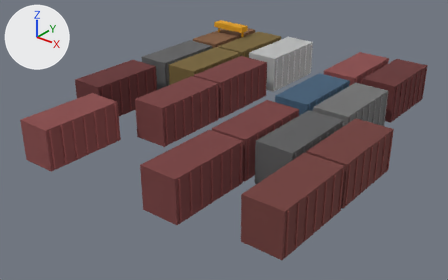
The glTF model data/models/board/scenery/saxarba/SMV_Seaport/SeaportSystem-01-Container-01-20Footer-1-04.glb: old version first, new version second.
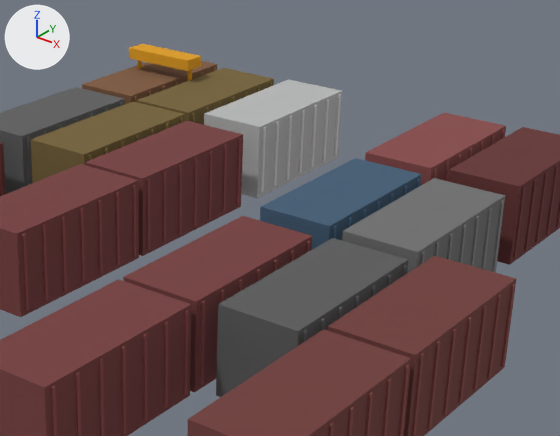
Each version is shown whole from a 50 mm lens placed at (54.6, -73.5, 42.3), pointed at (-1.6, -3.4, -1.2), then close up on the part from 35% to 92% of the width and 0% to 72% of the height. Every picture has the same lights, and +X, +Y and +Z are marked at upper left. The older version's two pictures come first. Where no turn or scale is listed for an object, it has been applied to the vertices. Vertices at exactly the same position are counted once.

Names of what the first close-up shows: 'SeaportSystem-01-Container-01-20Footer-1-04'.
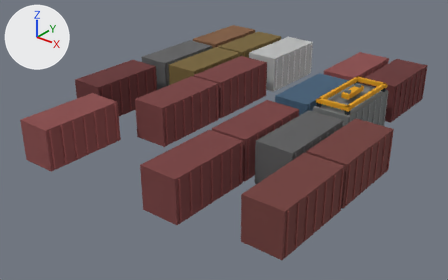
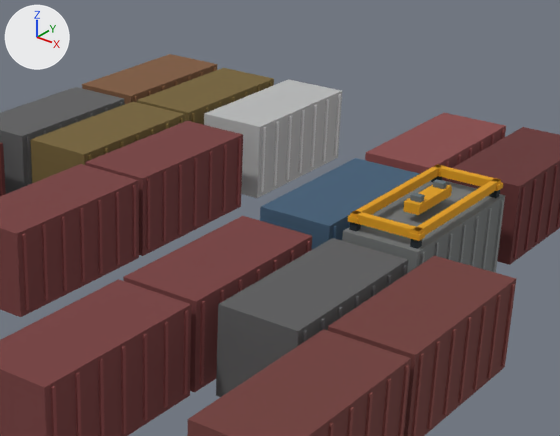
Commit message: seaport system

What changed in the scene script:
```text
Add mat_container_grabbers:
    mat_container_grabbers = bpy.data.materials.new('container-grabbers')
    mat_container_grabbers.use_nodes = True; mat_container_grabbers.node_tree.nodes.clear()
    _N = mat_container_grabbers.node_tree.nodes; _L = mat_container_grabbers.node_tree.links
    n0 = _N.new('ShaderNodeBsdfPrincipled'); n0.name = 'Principled BSDF'
    n0.inputs[2].default_value = 1.0  # 'Roughness'
    n1 = _N.new('ShaderNodeOutputMaterial'); n1.name = 'Material Output'
    n2 = _N.new('ShaderNodeVertexColor'); n2.name = 'Color Attribute'
    _L.new(n0.outputs[0], n1.inputs[0])  # 'BSDF' to 'Surface'
    _L.new(n2.outputs[0], n0.inputs[0])  # 'Color' to 'Base Color'
Change me_seaportsystem_01_container_01_20footer_1_04:
    remove me_seaportsystem_01_container_01_20footer_1_04.from_pydata(...)  # 2616 vertices, 3924 faces; spans x -25.6..24.5, y -28.6..30.4, z 0.0..8.5
    add me_seaportsystem_01_container_01_20footer_1_04.from_pydata(...)  # 2712 vertices, 4068 faces; spans x -25.6..24.5, y -28.6..30.4, z 0.0..8.2
    me_seaportsystem_01_container_01_20footer_1_04 part 1: a new loose piece, a box spanning x 16.61..17.09, y 1.75..14.25, z 7.02..7.67, in mat_container_grabbers
    me_seaportsystem_01_container_01_20footer_1_04 part 2: a new loose piece, a box spanning x 11.91..12.39, y 1.75..14.25, z 7.02..7.67, in mat_container_grabbers
    me_seaportsystem_01_container_01_20footer_1_04 part 3: a new loose piece, a box spanning x 11.9..17.1, y 1.8..2.4, z 7.02..7.67, in mat_container_grabbers
    me_seaportsystem_01_container_01_20footer_1_04 part 4: a new loose piece, a box spanning x 16.57..17.12, y 1.82..2.37, z 6.43..7.13, in mat_container_grabbers
    me_seaportsystem_01_container_01_20footer_1_04 part 5: a new loose piece, a box spanning x 16.45..17.25, y 1.7..2.5, z 7.05..7.45, in mat_container_grabbers
    me_seaportsystem_01_container_01_20footer_1_04 part 6: a new loose piece, a box spanning x 11.88..12.42, y 1.82..2.38, z 6.43..7.13, in mat_container_grabbers
    me_seaportsystem_01_container_01_20footer_1_04 part 7: a new loose piece, a box spanning x 11.75..12.55, y 1.7..2.5, z 7.05..7.45, in mat_container_grabbers
    me_seaportsystem_01_container_01_20footer_1_04 part 8: a new loose piece, a box spanning x 11.9..17.1, y 13.6..14.2, z 7.02..7.67, in mat_container_grabbers
    me_seaportsystem_01_container_01_20footer_1_04 part 9: a new loose piece, a box spanning x 16.58..17.12, y 13.62..14.18, z 6.43..7.13, in mat_container_grabbers
    me_seaportsystem_01_container_01_20footer_1_04 part 10: a new loose piece, a box spanning x 16.45..17.25, y 13.5..14.3, z 7.05..7.45, in mat_container_grabbers
    me_seaportsystem_01_container_01_20footer_1_04 part 11: the loose piece of 8 vertices spanning x -25.1..-18.1, y 22.8..24.8, z 7.5..8.5 is turned 90 degrees about the z axis through its middle and scaled by 0.681, then moved by (36.1, -15.8, -0.5), in mat_container_grabbers
    me_seaportsystem_01_container_01_20footer_1_04 part 12: a new loose piece, a box spanning x 14.1..14.9, y 6.07..6.62, z 7.85..8.25, in mat_container_grabbers
    me_seaportsystem_01_container_01_20footer_1_04 part 13: a new loose piece, a box spanning x 14.1..14.9, y 9.38..9.93, z 7.85..8.25, in mat_container_grabbers
    me_seaportsystem_01_container_01_20footer_1_04 part 14: 180 kept faces spanning x 11.4..17.6, y 1.4..14.6, z 0.0..6.4 get new vertex colours; the middle colour goes from grey #868585 to grey #8a8d8d
    other edits to the shape of me_seaportsystem_01_container_01_20footer_1_04 do not show in these pictures
    add me_seaportsystem_01_container_01_20footer_1_04.materials.append(mat_container_grabbers)
```

Location of each change, [x1, y1, x2, y2] in pixels of the close-ups (560 x 436 px; the box of a moved part takes in the faces that stretch with it):
'SeaportSystem-01-Container-01-20Footer-1-04', reshaped
    before: [0, 44, 560, 436]
    after: [0, 54, 560, 436]
part 1 of me_seaportsystem_01_container_01_20footer_1_04, added
    after: [411, 178, 501, 235]
part 2 of me_seaportsystem_01_container_01_20footer_1_04, added
    after: [350, 164, 443, 224]
part 3 of me_seaportsystem_01_container_01_20footer_1_04, added
    after: [353, 210, 423, 238]
part 4 of me_seaportsystem_01_container_01_20footer_1_04, added
    after: [410, 239, 422, 249]
part 5 of me_seaportsystem_01_container_01_20footer_1_04, added
    after: [408, 231, 425, 241]
part 6 of me_seaportsystem_01_container_01_20footer_1_04, added
    after: [349, 222, 361, 231]
part 7 of me_seaportsystem_01_container_01_20footer_1_04, added
    after: [348, 215, 359, 224]
part 8 of me_seaportsystem_01_container_01_20footer_1_04, added
    after: [433, 165, 501, 187]
part 9 of me_seaportsystem_01_container_01_20footer_1_04, added
    after: [489, 190, 500, 198]
part 10 of me_seaportsystem_01_container_01_20footer_1_04, added
    after: [496, 182, 503, 191]
part 11 of me_seaportsystem_01_container_01_20footer_1_04, moved or reshaped
    before: [129, 44, 201, 71]
    after: [403, 185, 452, 215]
part 12 of me_seaportsystem_01_container_01_20footer_1_04, added
    after: [410, 192, 425, 202]
part 13 of me_seaportsystem_01_container_01_20footer_1_04, added
    after: [433, 180, 447, 189]
part 14 of me_seaportsystem_01_container_01_20footer_1_04, recoloured (darker)
    both: [346, 180, 505, 252]
